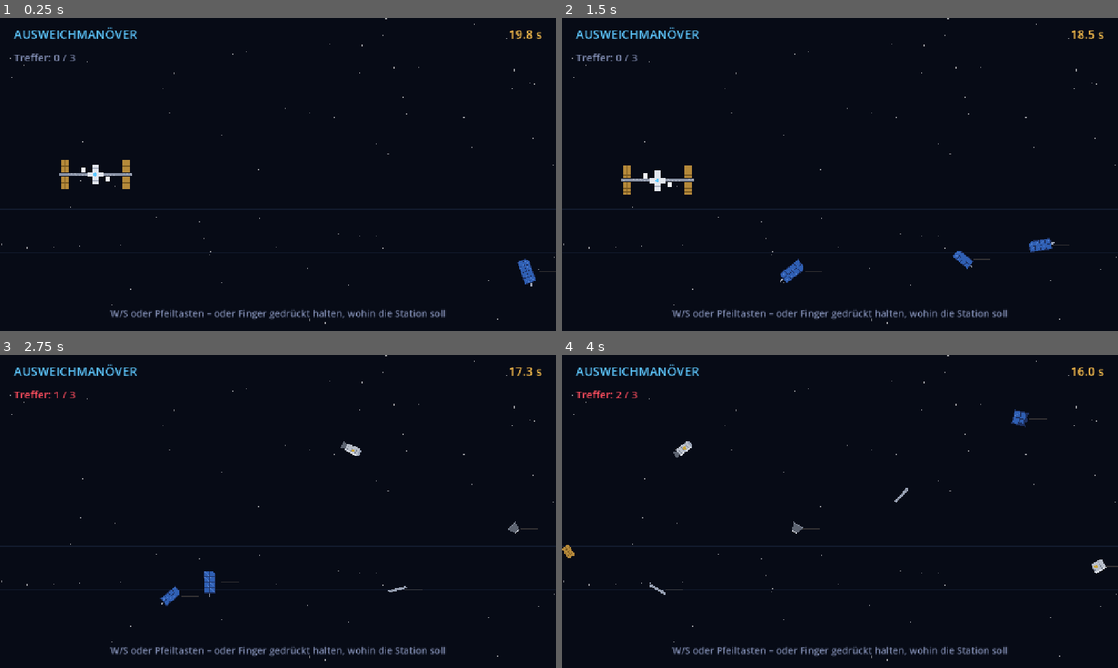
Above: before the commit, frames 1-4 (two rows, left to right).
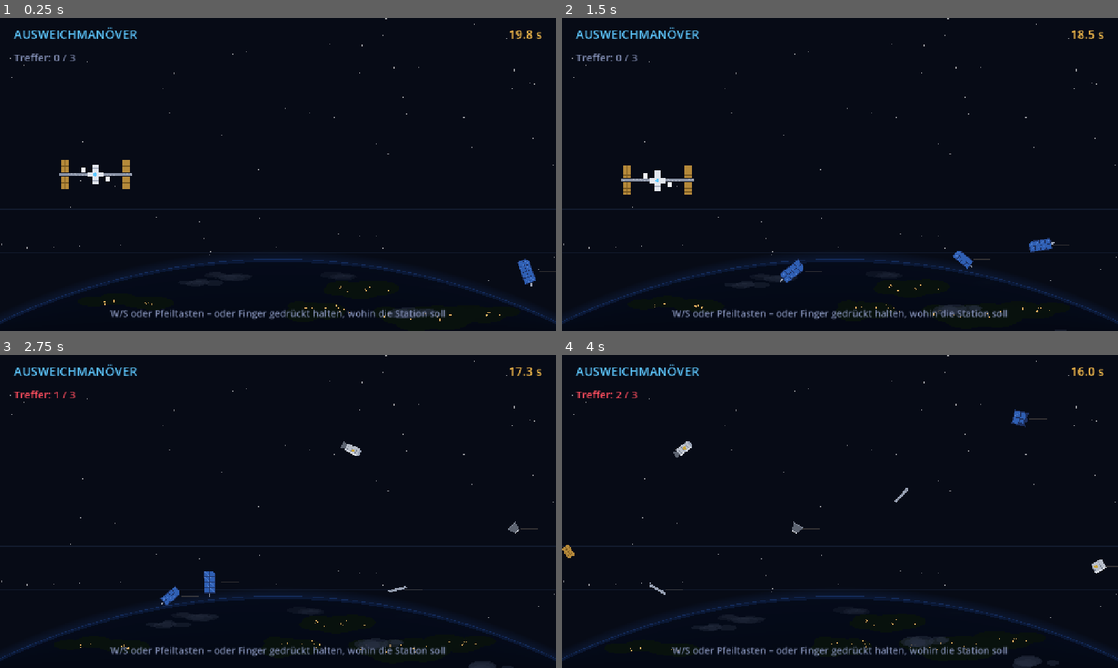
Above: after the commit, the same moments.

Repository: Isaac-davila/jku-space
Game: Godot game, scene res://scenes/minigames/dodge/dodge.tscn
Same seed, same stepped clock (60 frames per second), same inputs: the game is played once before the commit and once after it. This scene is started directly instead of the project's main scene.
Inputs (mouse positions are in pixels of both pictures, inside the frame that each line leads up to):
- Up to frame 1 (0.25 s): no input
- Up to frame 2 (1.5 s): tap Enter at 0.5 s; move the mouse to (962, 158) at 0.52 s; hold D (move_right) 0.53-1.28 s; hold Space (interact) 0.53-1.28 s; click (962, 158) at 0.67 s; move the mouse to (728, 190) at 1.27 s; hold S (move_down) from 1.28 s (still down); tap E at 1.35 s
- Up to frame 3 (2.75 s): move the mouse to (333, 442) at 2.02 s; release S (move_down) at 2.03 s; hold D (move_right) from 2.03 s (still down); tap Enter at 2.1 s
- Up to frame 4 (4 s): move the mouse to (812, 574) at 2.77 s; release D (move_right) at 2.78 s; hold W (move_up) 2.78-3.53 s; tap Space (interact) at 2.85 s; click (812, 574) at 2.92 s; move the mouse to (1006, 558) at 3.52 s; hold A (move_left) from 3.53 s (still down); tap E at 3.6 s

The runs differ from the first frame. In frame 1, 1.2% of the frame differs, in the area x 0-100%, y 76-98%; in frame 2, 1.2%; in frame 3, 1.3%; in frame 4, 1.4%, in the area x 0-100%, y 76-100%.

Commit message:
Ausweichmanöver: Erde im Hintergrund mit Sonnenaufgang
Co-Authored-By: Claude Opus 5.5 <noreply@anthropic.com>
Claude-Session: https://claude.ai/code/session_01QXFXsQhGLuei6RznqMua8p

Diff:
--- /dev/null
+++ b/core/earth.gd
@@ -0,0 +1,155 @@
+class_name Earth
+extends RefCounted
+## Erde im Hintergrund – nur die obere Kappe (weniger als eine Halbkugel), von der Umlaufbahn aus gesehen.
+## Ablauf über `progress` (0 → 1):  Nacht mit Stadtlichtern → Sonnenaufgang am Horizont → Tag.
+## Kontinente und Wolken ziehen langsam nach links – wie unter einer echten Station im Orbit.
+##
+## Benutzung in einem Minispiel:
+##   var earth := Earth.new()
+##   func _draw(): draw_stars(); earth.draw(self, elapsed, elapsed / time_limit)
+
+const VIEW := Vector2(1280, 720)
+const R := 1500.0                 # Erdradius in Pixeln (größer = flacherer Horizont)
+const CAP := 165.0                # wie hoch die Erde in der Bildmitte reinragt
+const CENTER := Vector2(640, 720 + R - CAP)
+const SLICES := 80
+const DRIFT_LAND := 22.0          # px/s nach links
+const DRIFT_CLOUDS := 30.0
+const WRAP := 1800.0              # Breite der "Welt", die sich wiederholt
+
+const C_OCEAN_NIGHT := Color("050b1a")
+const C_OCEAN_DAY := Color("1d4f91")
+const C_LAND_NIGHT := Color("08110d")
+const C_LAND_DAY := Color("3f6b3a")
+const C_DESERT_DAY := Color("8a7a52")
+const C_CLOUD_DAY := Color(1, 1, 1, 0.85)
+const C_CLOUD_NIGHT := Color(0.15, 0.18, 0.25, 0.5)
+const C_ATMO_DAY := Color("6fb6ff")
+const C_ATMO_NIGHT := Color("1a3a7a")
+const C_SUNRISE := Color("ff7a33")
+const C_CITY := Color("ffc46b")
+const SUN_X := 1080.0
+
+var _land: Array[Dictionary] = []
+var _clouds: Array[Dictionary] = []
+
+
+func _init() -> void:
+	var rng := RandomNumberGenerator.new()
+	rng.seed = 42                 # immer dieselbe "Erde"
+	for i in 7:
+		_land.append(_blob(rng, rng.randf() * WRAP, rng.randf_range(40, 150), 70.0, rng.randf() < 0.3))
+	for i in 14:
+		_clouds.append(_blob(rng, rng.randf() * WRAP, rng.randf_range(15, 150), 40.0, false))
+
+
+func _blob(rng: RandomNumberGenerator, x: float, depth_px: float, size: float, desert: bool) -> Dictionary:
+	var parts: Array[Vector3] = []
+	for k in rng.randi_range(4, 7):
+		parts.append(Vector3(rng.randf_range(-size, size), rng.randf_range(-size * 0.4, size * 0.4), rng.randf_range(size * 0.35, size * 0.8)))
+	var lights: Array[Vector2] = []
+	for k in 8:
+		lights.append(Vector2(rng.randf_range(-size, size), rng.randf_range(-size * 0.3, size * 0.3)))
+	return {"x": x, "d": depth_px, "parts": parts, "lights": lights, "desert": desert}
+
+
+## Höhe des Horizonts (Erdrand) an Bildschirm-Position x.
+static func limb_y(x: float) -> float:
+	var dx := x - CENTER.x
+	return CENTER.y - sqrt(maxf(R * R - dx * dx, 0.0))
+
+
+func draw(ci: CanvasItem, t: float, progress: float) -> void:
+	var p := clampf(progress, 0.0, 1.0)
+	var term_x := lerpf(1700.0, -500.0, smoothstep(0.25, 1.0, p))   # Tag-Nacht-Grenze wandert nach links
+	var glow := smoothstep(0.2, 0.45, p) * (1.0 - 0.5 * smoothstep(0.85, 1.0, p))
+
+	_draw_sun(ci, p)
+
+	# Erdkörper in senkrechten Streifen (jeder Streifen hat eigene Helligkeit)
+	var w := VIEW.x / SLICES
+	for i in SLICES:
+		var x0 := i * w
+		var x1 := x0 + w
+		var l0 := _lit(x0, term_x)
+		var l1 := _lit(x1, term_x)
+		var top0 := C_OCEAN_NIGHT.lerp(C_OCEAN_DAY, l0).lightened(0.15 * l0)
+		var top1 := C_OCEAN_NIGHT.lerp(C_OCEAN_DAY, l1).lightened(0.15 * l1)
+		var bot0 := C_OCEAN_NIGHT.lerp(C_OCEAN_DAY, l0).darkened(0.25)
+		var bot1 := C_OCEAN_NIGHT.lerp(C_OCEAN_DAY, l1).darkened(0.25)
+		ci.draw_polygon(
+			PackedVector2Array([Vector2(x0, limb_y(x0)), Vector2(x1, limb_y(x1)), Vector2(x1, VIEW.y), Vector2(x0, VIEW.y)]),
+			PackedColorArray([top0, top1, bot1, bot0]))
+
+	_draw_features(ci, _land, fmod(t * DRIFT_LAND, WRAP), term_x, true)
+	_draw_features(ci, _clouds, fmod(t * DRIFT_CLOUDS, WRAP), term_x, false)
+
+	# Atmosphäre: dünner leuchtender Saum über dem Horizont
+	for i in SLICES:
+		var x0 := i * w
+		var x1 := x0 + w
+		var c0 := _atmo_color(x0, term_x, glow)
+		var c1 := _atmo_color(x1, term_x, glow)
+		var y0 := limb_y(x0)
+		var y1 := limb_y(x1)
+		var clear0 := Color(c0, 0.0)
+		var clear1 := Color(c1, 0.0)
+		ci.draw_polygon(
+			PackedVector2Array([Vector2(x0, y0 - 22), Vector2(x1, y1 - 22), Vector2(x1, y1 + 6), Vector2(x0, y0 + 6)]),
+			PackedColorArray([clear0, clear1, c1, c0]))
+		ci.draw_line(Vector2(x0, y0), Vector2(x1, y1), Color(c0, minf(c0.a + 0.25, 1.0)), 1.5)
+
+
+func _lit(x: float, term_x: float) -> float:
+	return clampf((x - term_x) / 350.0 + 0.5, 0.0, 1.0)
+
+
+func _atmo_color(x: float, term_x: float, glow: float) -> Color:
+	var l := _lit(x, term_x)
+	var c := C_ATMO_NIGHT.lerp(C_ATMO_DAY, l)
+	c.a = lerpf(0.3, 0.85, l)
+	# Sonnenaufgangs-Orange rund um die Tag-Nacht-Grenze
+	var band := exp(-pow((x - term_x) / 260.0, 2.0)) * glow
+	return c.lerp(Color(C_SUNRISE, 0.95), band)
+
+
+func _draw_sun(ci: CanvasItem, p: float) -> void:
+	var rise := smoothstep(0.3, 0.8, p)
+	if rise <= 0.0:
+		return
+	var base := limb_y(SUN_X)
+	var pos := Vector2(SUN_X, base + lerpf(20.0, -55.0, rise))
+	for k in range(16, 0, -1):
+		ci.draw_circle(pos, 10.0 + k * 7.0, Color(1.0, 0.85, 0.6, 0.022 * rise))
+	ci.draw_circle(pos, 13.0, Color(1.0, 0.97, 0.88, minf(rise * 2.0, 1.0)))
+
+
+func _draw_features(ci: CanvasItem, list: Array[Dictionary], scroll: float, term_x: float, is_land: bool) -> void:
+	for f in list:
+		var x: float = fposmod(f.x - scroll, WRAP) - 260.0
+		if x < -200.0 or x > VIEW.x + 200.0:
+			continue
+		var limb := limb_y(x)
+		var y: float = limb + f.d
+		# Perspektive: nah am Horizont flach und blass, weiter unten voll sichtbar
+		var depth := clampf(f.d / 150.0, 0.0, 1.0)
+		var sy := lerpf(0.18, 0.55, depth)
+		var fade := smoothstep(0.08, 0.35, depth)
+		var l := _lit(x, term_x)
+		var col: Color
+		if is_land:
+			var day := C_DESERT_DAY if f.desert else C_LAND_DAY
+			col = C_LAND_NIGHT.lerp(day, l)
+		else:
+			col = C_CLOUD_NIGHT.lerp(C_CLOUD_DAY, l)
+		col.a *= fade
+		ci.draw_set_transform(Vector2(x, y), 0.0, Vector2(1.0, sy))
+		for part in f.parts:
+			ci.draw_circle(Vector2(part.x, part.y), part.z, col)
+		ci.draw_set_transform(Vector2.ZERO, 0.0, Vector2.ONE)
+		# Stadtlichter auf der Nachtseite
+		if is_land and l < 0.9:
+			for pt in f.lights:
+				var lp := Vector2(x + pt.x, y + pt.y * sy)
+				if lp.y > limb_y(lp.x) + 4.0:
+					ci.draw_circle(lp, 1.6, Color(C_CITY, (1.0 - l) * 0.9 * fade))
--- a/scenes/minigames/dodge/dodge.gd
+++ b/scenes/minigames/dodge/dodge.gd
@@ -30,6 +30,7 @@
 var invuln := 0.0
 var broken := false
 var broken_t := 0.0
+var earth := Earth.new()          # Erde im Hintergrund (core/earth.gd)
 
 
 func _init() -> void:
@@ -138,6 +139,7 @@
 
 func _draw() -> void:
 	draw_stars()
+	earth.draw(self, elapsed, elapsed / time_limit)   # Nacht → Sonnenaufgang → Tag
 	# Bahnlinien
 	for y in range(140, 640, 100):
 		draw_line(Vector2(0, y), Vector2(VIEW.x, y), Color(Pal.LINE, 0.35), 1.0)
Not shown, added: core/earth.gd.uid
